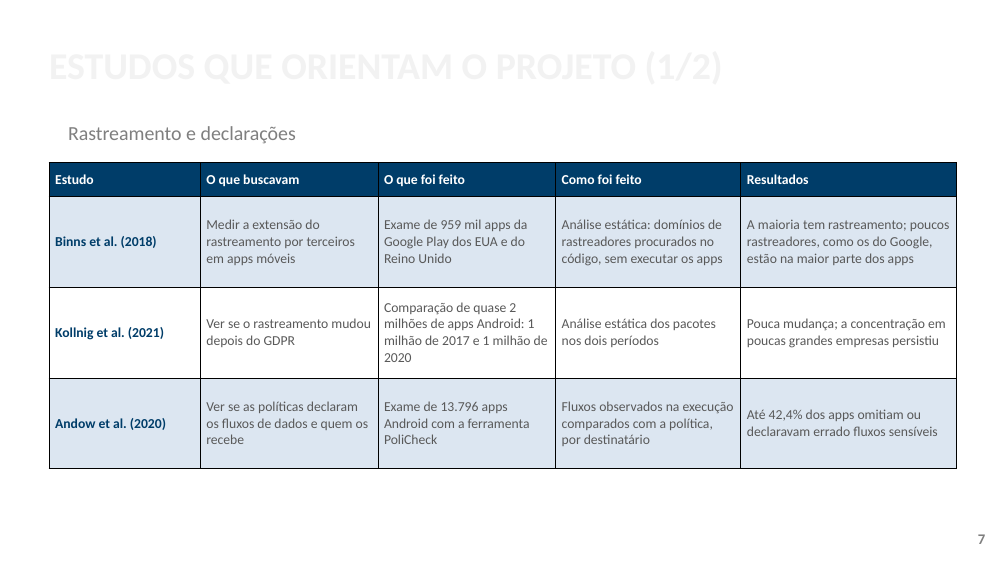
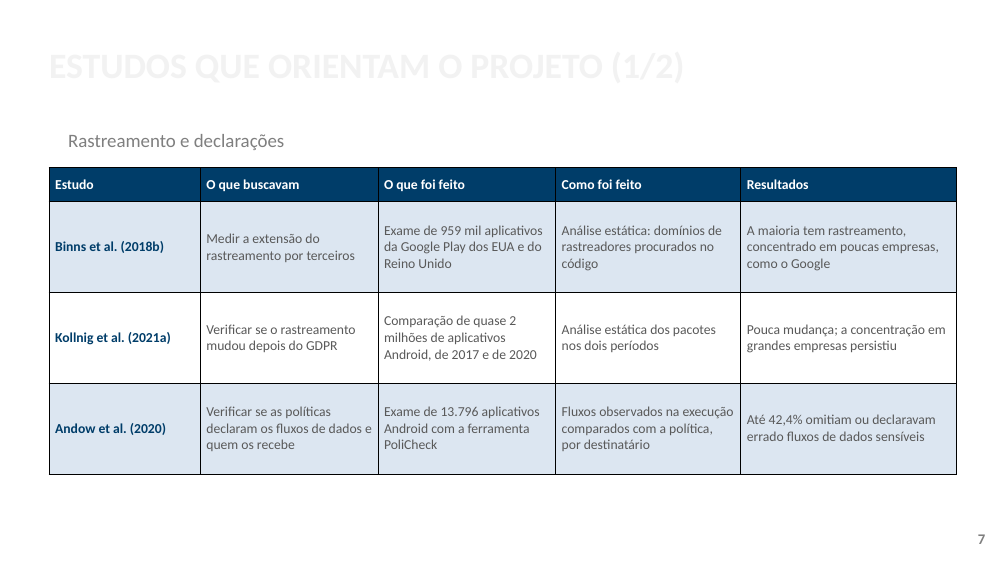
Before and after one commit to ClaudioAMF1/TCC, a slide deck: slide 7 of tcc/apresentacao/apresentacao-defesa-final.pptx. Drawn at 1008x567 pixels with LibreOffice and Linux fonts; fonts in the diff are those of the drawing; background and template pictures are left out. Boxes give left, top, right and bottom in pixels: in the first picture for what was removed or moved away, otherwise in the second. Text is boxed around its words. In the diff, an @@ line names an element or a change of style, - is before the commit and + after.

```diff
--- a/tcc/apresentacao/apresentacao-defesa-final.pptx
+++ b/tcc/apresentacao/apresentacao-defesa-final.pptx
@@ text "Rastreamento e declarações" moved from (x1=68, y1=126, x2=296, y2=143) to (x1=68, y1=134, x2=285, y2=150) @@
@@ text "Rastreamento e declarações" at (x1=68, y1=134, x2=285, y2=150): size 19 to 18 pt @@
@@ table at (x1=49, y1=168, x2=957, y2=474) @@
-row 2: Binns et al. (2018) | Medir a extensão do rastreamento por terceiros em apps móveis | Exame de 959 mil apps da Google Play dos EUA e do Reino Unido | Análise estática: domínios de rastreadores procurados no código, sem executar os apps | A maioria tem rastreamento; poucos rastreadores, como os do Google, estão na maior parte dos apps
+row 2: Binns et al. (2018b) | Medir a extensão do rastreamento por terceiros | Exame de 959 mil aplicativos da Google Play dos EUA e do Reino Unido | Análise estática: domínios de rastreadores procurados no código | A maioria tem rastreamento, concentrado em poucas empresas, como o Google
-row 3: Kollnig et al. (2021) | Ver se o rastreamento mudou depois do GDPR | Comparação de quase 2 milhões de apps Android: 1 milhão de 2017 e 1 milhão de 2020 | Análise estática dos pacotes nos dois períodos | Pouca mudança; a concentração em poucas grandes empresas persistiu
+row 3: Kollnig et al. (2021a) | Verificar se o rastreamento mudou depois do GDPR | Comparação de quase 2 milhões de aplicativos Android, de 2017 e de 2020 | Análise estática dos pacotes nos dois períodos | Pouca mudança; a concentração em grandes empresas persistiu
-row 4: Andow et al. (2020) | Ver se as políticas declaram os fluxos de dados e quem os recebe | Exame de 13.796 apps Android com a ferramenta PoliCheck | Fluxos observados na execução comparados com a política, por destinatário | Até 42,4% dos apps omitiam ou declaravam errado fluxos sensíveis
+row 4: Andow et al. (2020) | Verificar se as políticas declaram os fluxos de dados e quem os recebe | Exame de 13.796 aplicativos Android com a ferramenta PoliCheck | Fluxos observados na execução comparados com a política, por destinatário | Até 42,4% omitiam ou declaravam errado fluxos de dados sensíveis
@@ table moved from (x1=49, y1=163, x2=957, y2=469) to (x1=49, y1=168, x2=957, y2=474) @@
```
Also in this commit, not shown: 21 other slides changed, 2 slides added, 10 other files.
